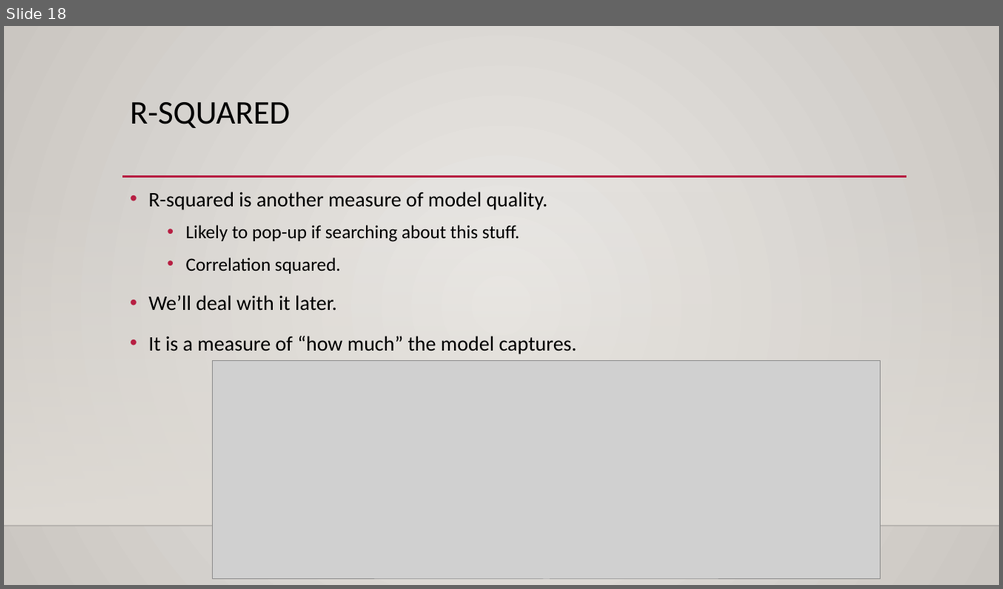
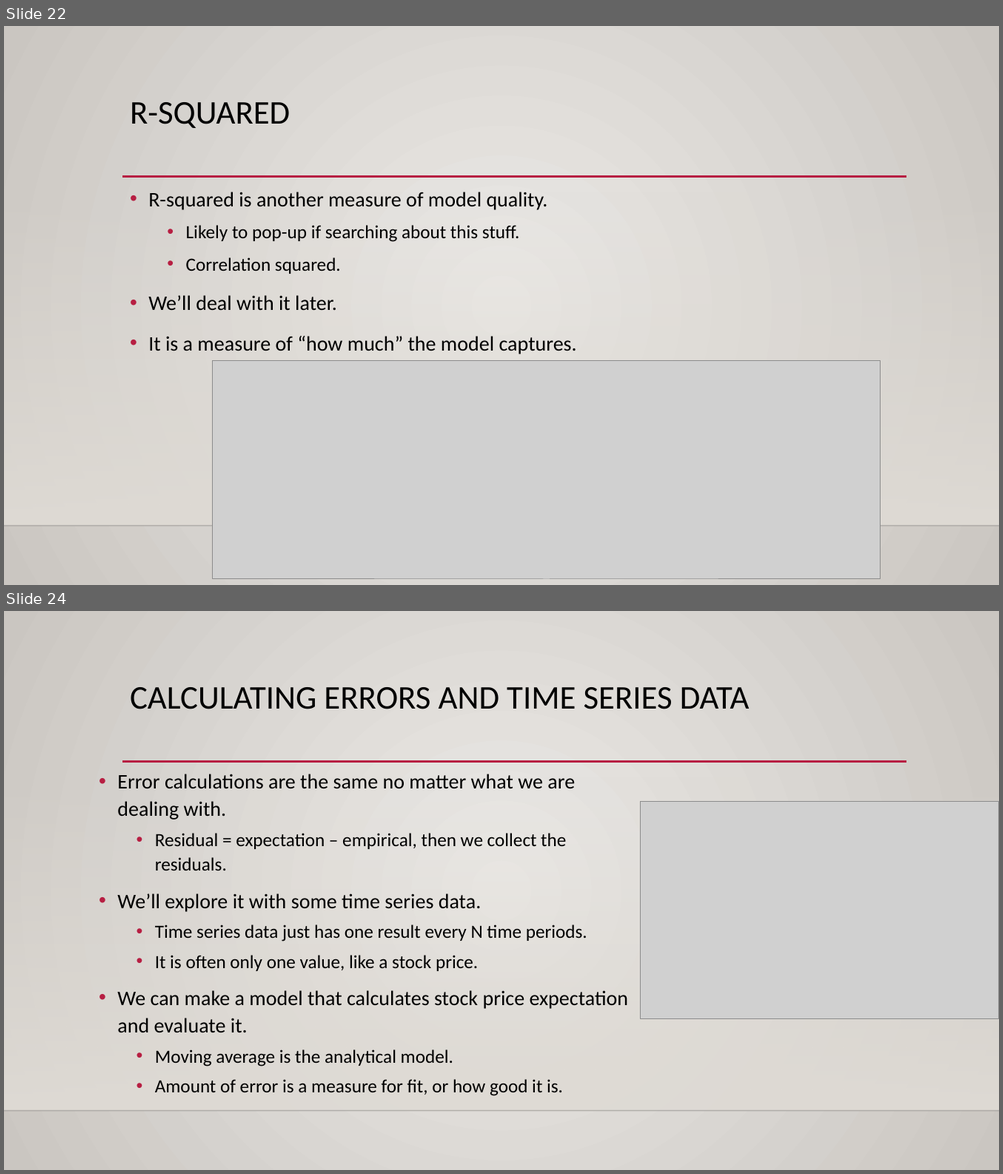
Before and after one commit to AkeemSemperDataScience/Basic_Stats_in_Python_Student_Repository, a slide deck: reference_material/slides/012_Errors.pptx. Shown one above the other, each under a label of ours: slide 18 before the commit, slides 22 and 24 after it; the slides between them are not shown. The pictures are 1003x589 and 1003x1174 pixels, drawn with LibreOffice and Linux fonts; fonts in the diff are those of the drawing; grey boxes stand for pictures; background and template pictures are left out. Boxes give left, top, right and bottom in pixels: in the first picture for what was removed or moved away, otherwise in the second. Text is boxed around its words. In the diff, an @@ line names an element or a change of style, - is before the commit and + after.

```diff
--- a/reference_material/slides/012_Errors.pptx
+++ b/reference_material/slides/012_Errors.pptx
@@ slide 24 added at box(4, 611, 999, 1170), background gradient #ECEAE7 to #CAC7C1; not listed: 3 template elements that a slide beside it also shows @@
@@ title added at box(130, 687, 749, 709), 32 pt, text #000000 @@
+CALCULATING ERRORS AND TIME SERIES DATA
@@ text added at box(117, 774, 629, 1096), 18 pt, text #000000 @@
+• Error calculations are the same no matter what we are dealing with.
+  • Residual = expectation – empirical, then we collect the residuals.
+• We’ll explore it with some time series data.
+  • Time series data just has one result every N time periods.
+  • It is often only one value, like a stock price.
+• We can make a model that calculates stock price expectation and evaluate it.
+  • Moving average is the analytical model.
+  • Amount of error is a measure for fit, or how good it is.
@@ picture added at box(640, 801, 999, 1019) @@
@@ what was slide 18 is now slide 22 @@
```
Also in this commit, not shown: 4 slides changed, 5 other slides added, 6 other files.
